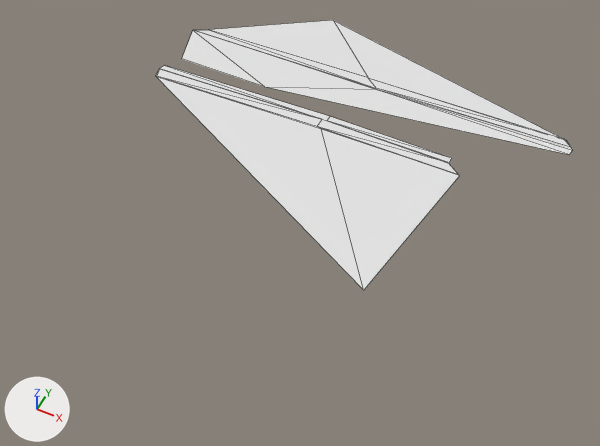
The OBJ model public/res/models/path2.obj: old version first, new version second.
Before and after are seen from a 50 mm camera at (29.2, -55.7, 55.8) aimed at (6.2, -9.7, -1.7). The axes (+X, +Y, +Z) are drawn at lower left. The lights are the same throughout. Mesh edges are drawn as thin lines. Where no turn or scale is listed for an object, it has been applied to the vertices.

Objects in the first picture: 'newfloor_Plane'.
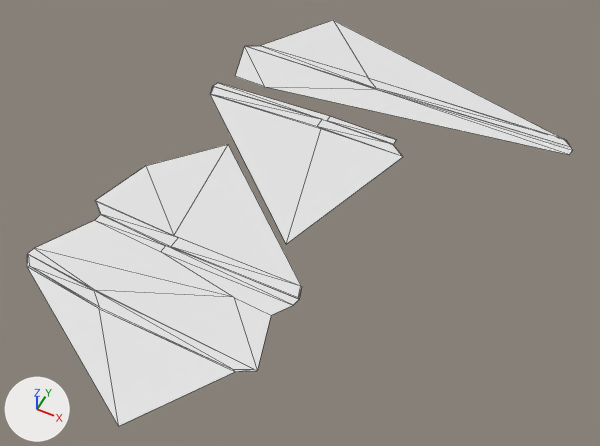
Pixel boxes (x1, y1, x2, y2) of what changed, in the pictures (600 x 446 px; the box of a moved part takes in the faces that stretch with it):
'newfloor_Plane', reshaped (31% wider, 50% taller): before (156, 20, 573, 290); after (27, 20, 573, 426)
part 1 of me_newfloor_plane, added: after (27, 145, 302, 426)
part 2 of me_newfloor_plane, moved or reshaped: before (156, 20, 460, 290); after (210, 20, 403, 244)

What changed in the scene script:
```text
Change me_newfloor_plane:
    used by ob_newfloor_plane; location = (0.0, 0.0, 0.0)
    verts and faces of me_newfloor_plane; kept vertices keep their numbers, new ones are numbered from 32
    before: 1 (15.0, -15.4, 0.0) at pixel (363, 290), 3 (17.7, 1.1, 0.0) at pixel (459, 175), 4 (16.1, 3.0, 0.0) at pixel (451, 158), 6 (-15.6, 10.6, 0.0) at pixel (208, 29), 10 (-15.5, 4.6, 0.0) at pixel (181, 58)
    before: 12 (-15.4, 10.5, 0.1) at pixel (209, 30), 15 (-16.8, 9.8, 0.1) at pixel (195, 30), 17 (-16.6, 2.9, 0.0) at pixel (164, 65), 18 (-16.3, 0.9, 0.0) at pixel (155, 76), 20 (-16.6, 2.1, 0.1) at pixel (159, 68)
    before: 21 (-16.2, 0.9, 0.1) at pixel (156, 75), 24 (17.5, 1.1, 0.1) at pixel (458, 174), 25 (16.0, 2.2, 0.1) at pixel (447, 162), 28 (-17.1, 9.7, 0.0) at pixel (192, 30), 29 (-16.7, 2.1, 0.0) at pixel (159, 68)
    before: 31 (16.2, 2.3, 0.0) at pixel (448, 163)
    remove me_newfloor_plane.from_pydata(...)  # 32 vertices, 44 faces; spans x -17.1..26.4, y -15.4..18.7, z 0.0..0.2
    add me_newfloor_plane.from_pydata(...)  # 65 vertices, 91 faces; spans x -12.8..26.4, y -35.0..18.7, z 0.0..0.2
    me_newfloor_plane part 1: a new loose piece of 33 vertices spanning x -12.8..10.8, y -35.0..-4.9, z 0.0..0.2, in mat_none (white #e7e7e7)
    me_newfloor_plane part 2
    add for i in [4, 24, 25]: verts[i] += (-5.7, 0.0, 0.0)
    add for i in [6, 10, 12, 15, 17, 18, 20, 21, 28, 29]: verts[i] += (6.7, 0.0, 0.0)
    add verts[1] = (6.9, -13.8, 0.0)  # moved, pixel (286, 244)
    add verts[3] = (11.9, 1.1, 0.0)  # moved, pixel (403, 156)
    add verts[31] = (10.4, 2.3, 0.0)  # moved, pixel (393, 144)
```
